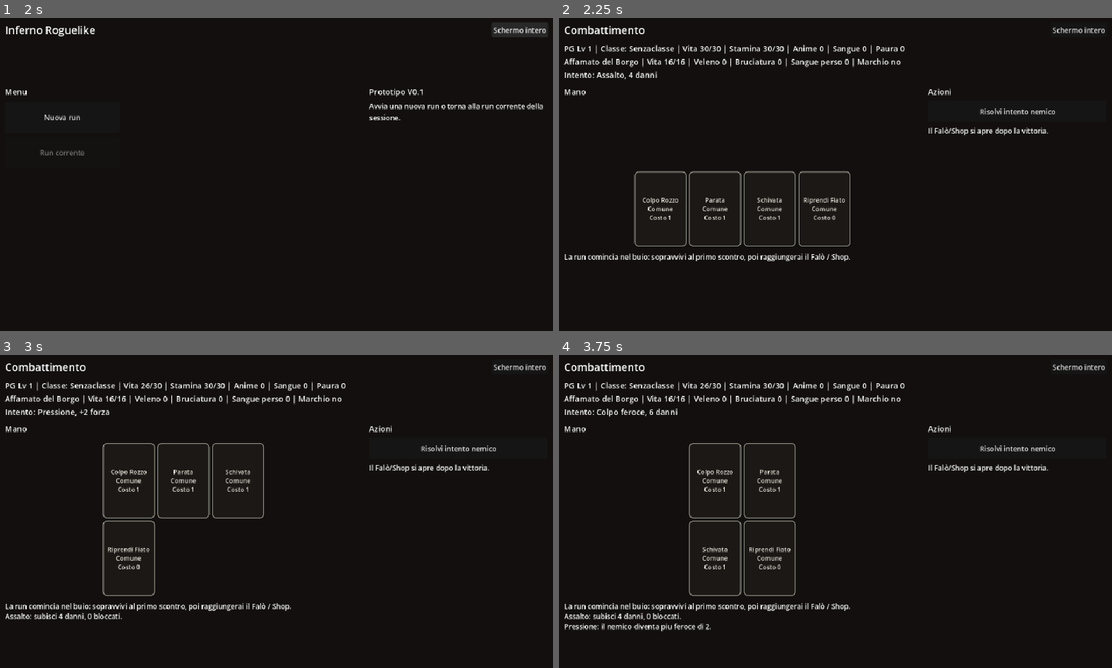
Above: before the commit, frames 1-4 (two rows, left to right).
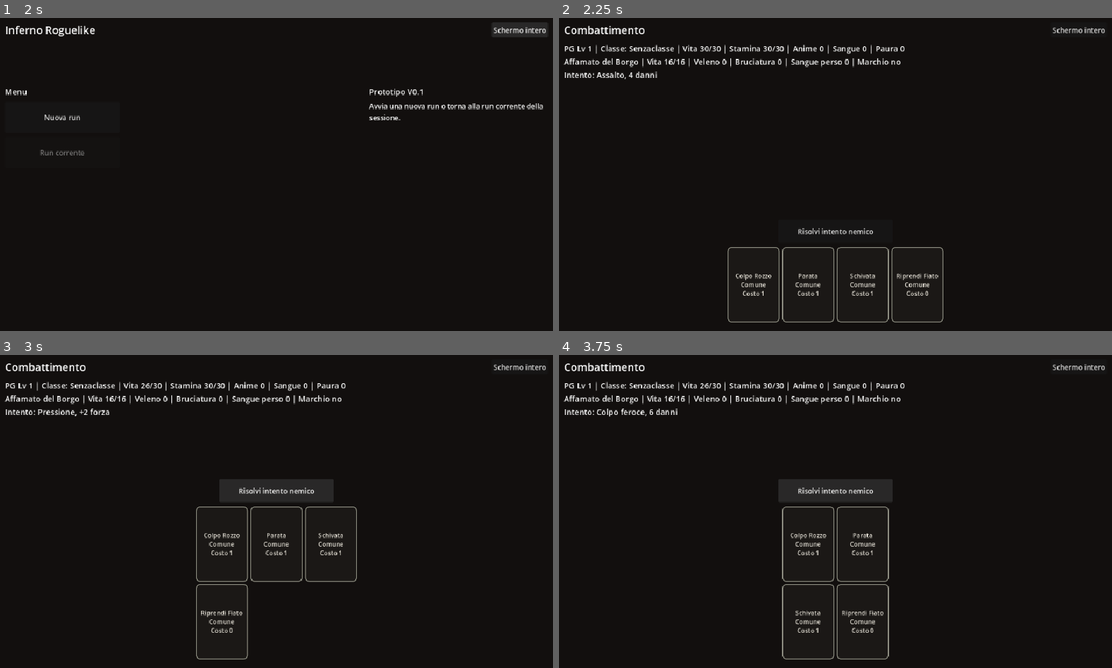
Above: after the commit, the same moments.

Repository: Chivas1504/Gioco
Game: Godot game, scene res://scenes/main.tscn
The game is run twice, just before and just after one commit, with the same random seed, the same clock (stepped at 60 frames per second) and the same inputs.
Inputs:
- Up to frame 1 (2 s): click "Schermo intero" at 0.5 s; click "Finestra" at 1.25 s
- Up to frame 2 (2.25 s): click "Nuova run" at 2 s
- Up to frame 3 (3 s): click "Risolvi intento nemico" at 2.75 s
- Up to frame 4 (3.75 s): click "Risolvi intento nemico" at 3.5 s

Frame 1 is identical in both runs. In frame 2, 3.9% of the frame differs, in the area x 1-90%, y 22-98%; in frame 3, 4.9%; in frame 4, 5.6%.

Commit message:
Clean combat hand layout

Diff:
--- a/scripts/main.gd
+++ b/scripts/main.gd
@@ -15,7 +15,7 @@
 const CARD_GRID_COLUMNS = 3
 const HAND_CARD_WIDTH = 118
 const HAND_CARD_HEIGHT = 170
-const HAND_CARD_COLUMNS = 6
+const HAND_CARD_COLUMNS = 12
 const HAND_CARD_ZOOM = 1.12
 
 var run_state = RunState.new()
@@ -140,6 +140,14 @@
 	hand_spacer.size_flags_vertical = Control.SIZE_EXPAND_FILL
 	left_column.add_child(hand_spacer)
 
+	end_intent_button = Button.new()
+	end_intent_button.text = "Risolvi intento nemico"
+	end_intent_button.custom_minimum_size = Vector2(260, 52)
+	end_intent_button.size_flags_horizontal = Control.SIZE_SHRINK_CENTER
+	end_intent_button.visible = false
+	end_intent_button.pressed.connect(_on_end_intent_pressed)
+	left_column.add_child(end_intent_button)
+
 	card_grid = GridContainer.new()
 	card_grid.columns = 4
 	card_grid.size_flags_horizontal = Control.SIZE_EXPAND_FILL
@@ -252,6 +260,7 @@
 	_clear_card_preview()
 	if screen_mode == SCREEN_MENU:
 		hand_spacer.visible = false
+		end_intent_button.visible = false
 		log_label.visible = true
 		action_scroll.visible = true
 		_render_start_menu()
@@ -299,6 +308,7 @@
 	if screen_mode == SCREEN_SAFE:
 		screen_title.text = "Falò / Shop"
 		hand_spacer.visible = false
+		end_intent_button.visible = false
 		cards_title.visible = false
 		action_scroll.visible = false
 		log_label.visible = false
@@ -306,6 +316,7 @@
 	elif screen_mode == SCREEN_REWARD:
 		screen_title.text = "Ricompensa"
 		hand_spacer.visible = false
+		end_intent_button.visible = false
 		cards_title.visible = false
 		action_scroll.visible = false
 		log_label.visible = false
@@ -313,10 +324,10 @@
 	else:
 		screen_title.text = "Combattimento"
 		hand_spacer.visible = true
-		cards_title.visible = true
-		cards_title.text = "Mano"
-		action_scroll.visible = true
-		log_label.visible = true
+		end_intent_button.visible = true
+		cards_title.visible = false
+		action_scroll.visible = false
+		log_label.visible = false
 		_render_cards()
 	_render_safe_panel()
 	log_label.text = "\n".join(log_lines) if log_label.visible else ""
@@ -328,6 +339,7 @@
 	enemy_label.text = ""
 	intent_label.text = ""
 	cards_title.visible = true
+	end_intent_button.visible = false
 	cards_title.text = "Menu"
 	_render_menu_buttons()
 	_render_menu_panel()
@@ -1148,16 +1160,6 @@
 	safe_panel.add_child(title)
 
 	if not combat_state.ended:
-		end_intent_button = Button.new()
-		end_intent_button.text = "Risolvi intento nemico"
-		end_intent_button.custom_minimum_size = Vector2(240, 48)
-		end_intent_button.pressed.connect(_on_end_intent_pressed)
-		safe_panel.add_child(end_intent_button)
-
-		var hint = Label.new()
-		hint.text = "Il Falò/Shop si apre dopo la vittoria."
-		hint.autowrap_mode = TextServer.AUTOWRAP_WORD_SMART
-		safe_panel.add_child(hint)
 		if bool(combat_state.enemy.get("is_shadow", false)):
 			var shadow_hint = Label.new()
 			if bool(combat_state.enemy.get("second_encounter", false)):
@@ -1485,7 +1487,7 @@
 func _get_combat_card_columns() -> int:
 	var available_width = card_grid.size.x
 	if available_width < 240.0:
-		available_width = get_viewport_rect().size.x - action_scroll.custom_minimum_size.x - 96.0
+		available_width = get_viewport_rect().size.x - 96.0
 	var columns = floori(available_width / float(HAND_CARD_WIDTH + 12))
 	if columns < 1:
 		columns = 1
